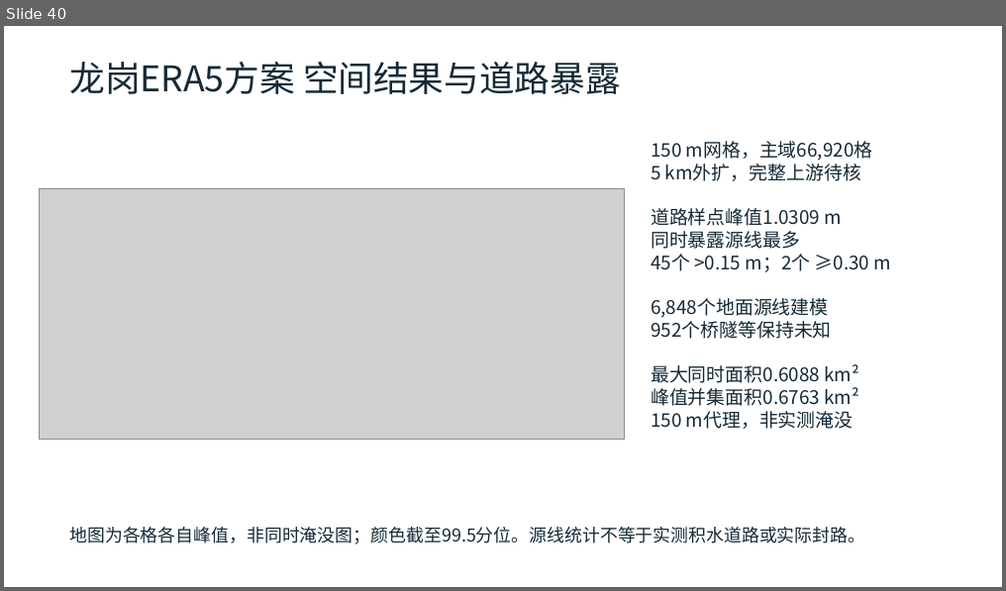
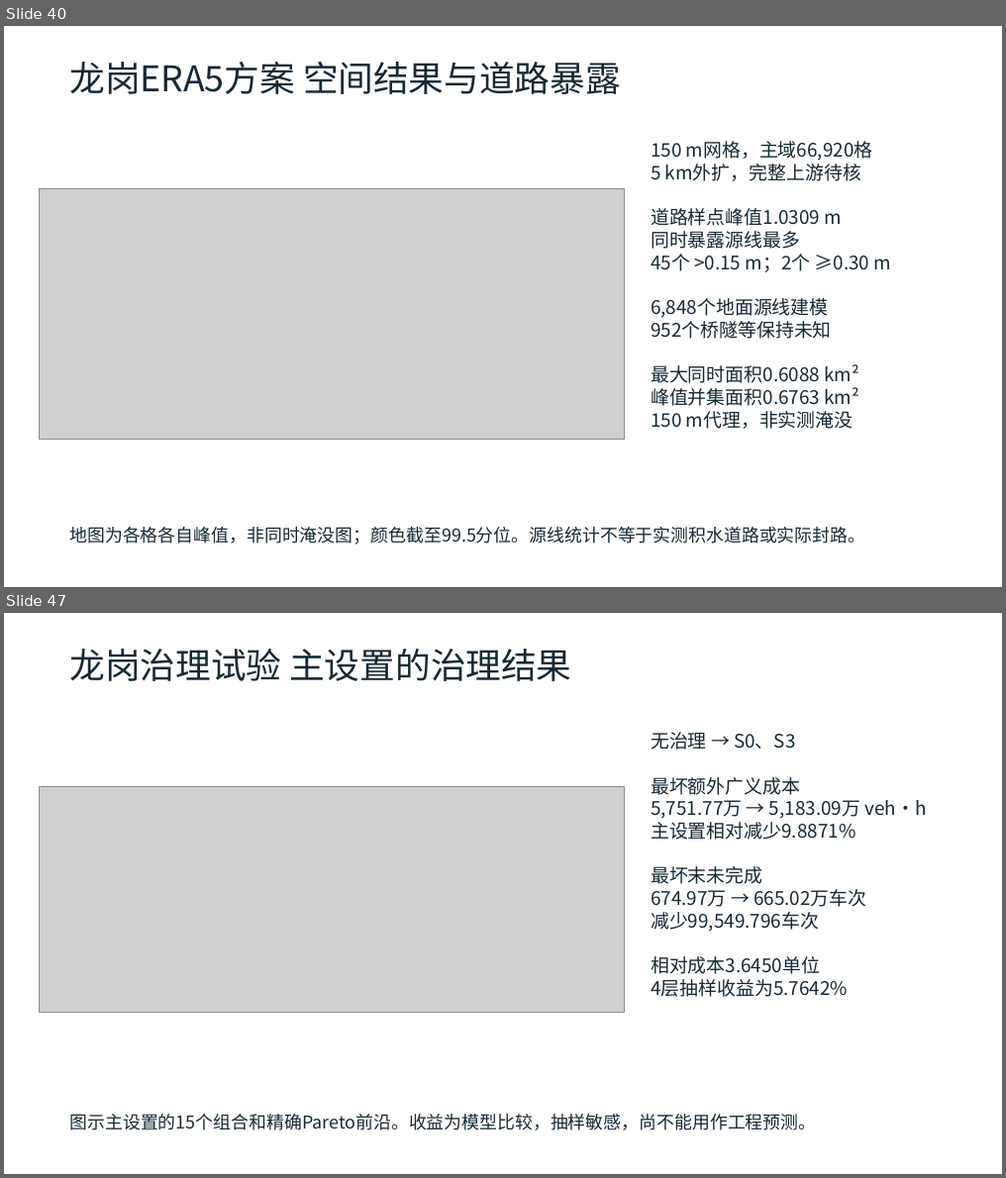
Before and after one commit to zhzhzh666/jiaotong, a slide deck: docs/deliverables/开题与阶段进展汇报.pptx. Shown one above the other, each under a label of ours: slide 40 before the commit, slides 40 and 47 after it; the slides between them are not shown. The pictures are 1006x591 and 1006x1178 pixels, drawn with LibreOffice and Linux fonts; fonts in the diff are those of the drawing; grey boxes stand for pictures. Boxes give left, top, right and bottom in pixels: in the first picture for what was removed or moved away, otherwise in the second. Text is boxed around its words. In the diff, an @@ line names an element or a change of style, - is before the commit and + after.

```diff
--- a/docs/deliverables/开题与阶段进展汇报.pptx
+++ b/docs/deliverables/开题与阶段进展汇报.pptx
@@ slide 47 added at (4, 613, 1002, 1174), background #FFFFFF @@
@@ text added at (69, 649, 571, 681), 34 pt, text #142936 @@
+龙岗治理试验 主设置的治理结果
@@ text added at (650, 732, 926, 997), 18 pt, text #142936 @@
+无治理 → S0、S3
+最坏额外广义成本
+5,751.77万 → 5,183.09万 veh·h
+主设置相对减少9.8871%
+最坏末未完成
+674.97万 → 665.02万车次
+减少99,549.796车次
+相对成本3.6450单位
+4层抽样收益为5.7642%
@@ picture added at (40, 787, 624, 1012) @@
@@ text added at (69, 1114, 816, 1131), 17 pt, text #142936 @@
+图示主设置的15个组合和精确Pareto前沿。收益为模型比较，抽样敏感，尚不能用作工程预测。
```
Also in this commit, not shown: 9 slides changed, 6 other slides added, 18 other files.
